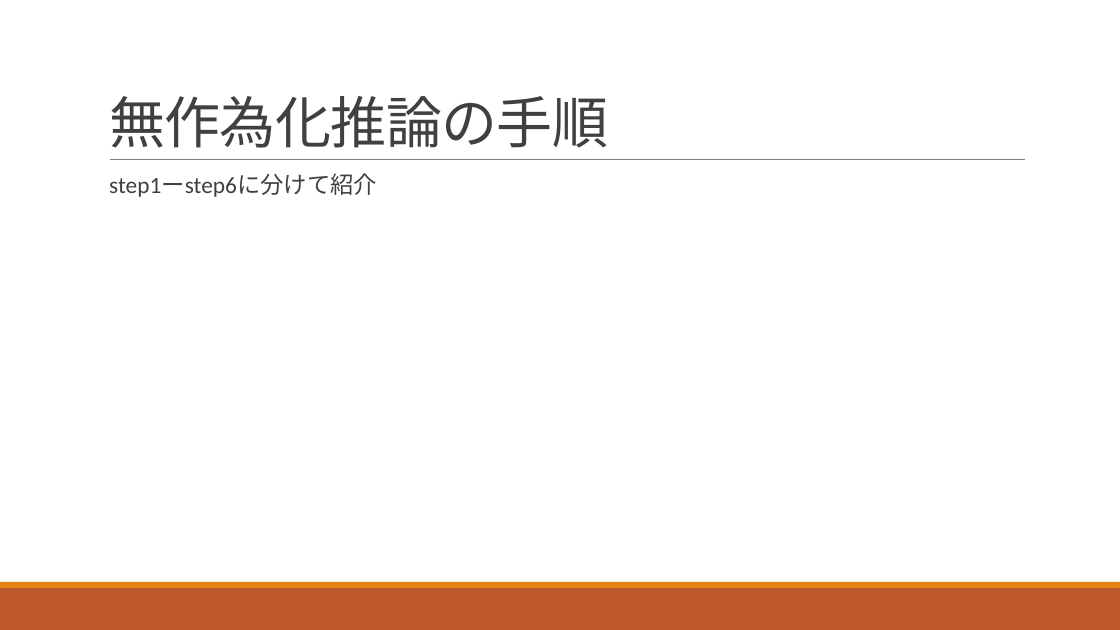
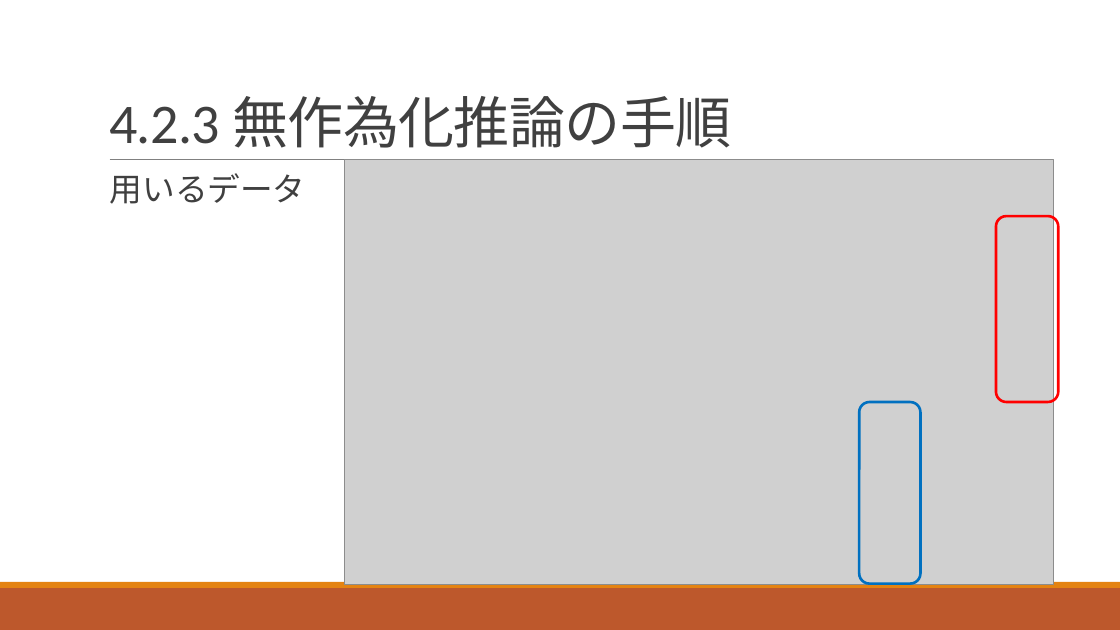
Before and after one commit to ritsuecon/owanseminar, a slide deck: slide 65 of 03-pocm/01-pocm_slides.pptx (slide 67 before the commit). Drawn at 1120x630 pixels with LibreOffice and Linux fonts; fonts in the diff are those of the drawing; grey boxes stand for pictures. Boxes give left, top, right and bottom in pixels: in the first picture for what was removed or moved away, otherwise in the second. Text is boxed around its words. In the diff, an @@ line names an element or a change of style, - is before the commit and + after.

```diff
--- a/03-pocm/01-pocm_slides.pptx
+++ b/03-pocm/01-pocm_slides.pptx
@@ title at [109, 96, 731, 148]: text changed @@
-無作為化推論の手順
+4.2.3 無作為化推論の手順
@@ text at [110, 173, 306, 204]: text changed; size 20 to 28 pt @@
-  step1ーstep6に分けて紹介
+  用いるデータ
@@ picture added at [344, 160, 1054, 584] @@
@@ rounded rectangle added at [996, 216, 1059, 402], outline #FF0000 2.25 pt @@
@@ rounded rectangle added at [860, 402, 921, 584], outline #0070C0 2.25 pt @@
```
Also in this commit, not shown: 12 other slides changed, 15 slides added, 11 slides removed.
